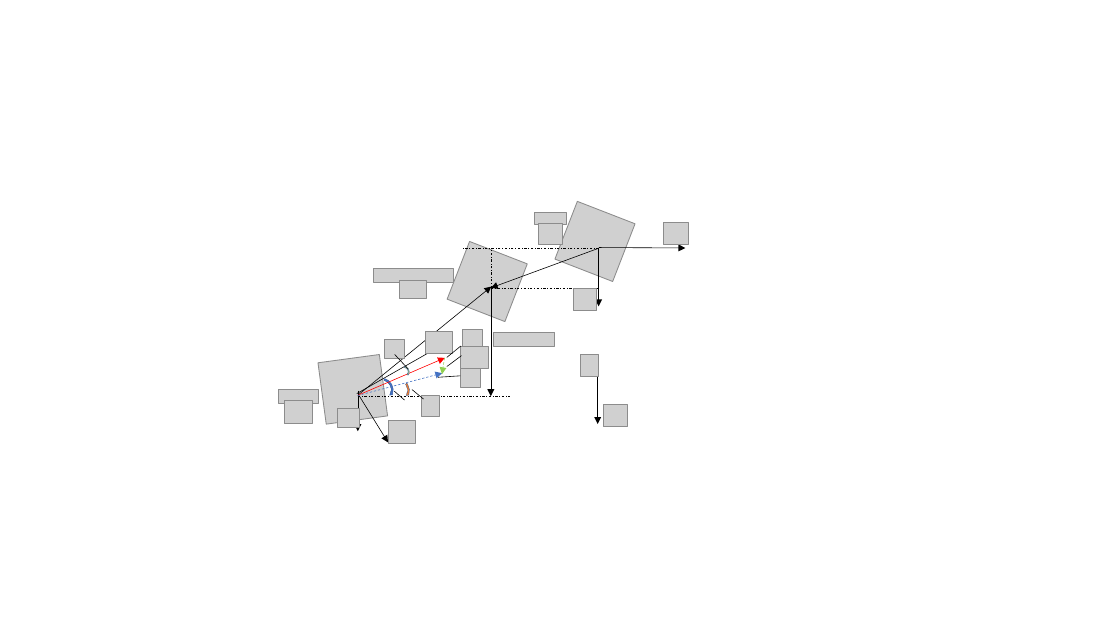
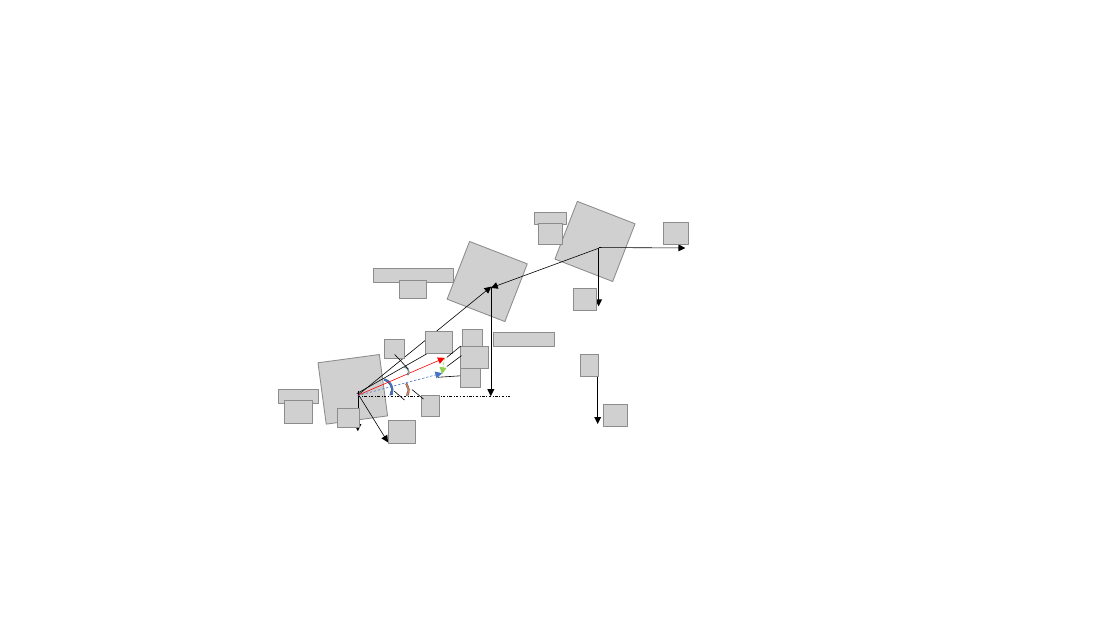
Before and after one commit to lee-shun/fixed_wing_formation_control, a slide deck: slide 3 of graduation_thesis/figures/c2/pictures.pptx. Drawn at 1120x630 pixels with LibreOffice and Linux fonts; fonts in the diff are those of the drawing; grey boxes stand for pictures; background and template pictures are left out. Boxes give left, top, right and bottom in pixels: in the first picture for what was removed or moved away, otherwise in the second. Text is boxed around its words. In the diff, an @@ line names an element or a change of style, - is before the commit and + after.

```diff
--- a/graduation_thesis/figures/c2/pictures.pptx
+++ b/graduation_thesis/figures/c2/pictures.pptx
@@ line removed from (599, 249) to (461, 249) @@
@@ line removed from (491, 288) to (491, 249) @@
@@ line removed from (491, 288) to (599, 288) @@
```
Also in this commit, not shown: 1 other slide changed, 7 other files.
